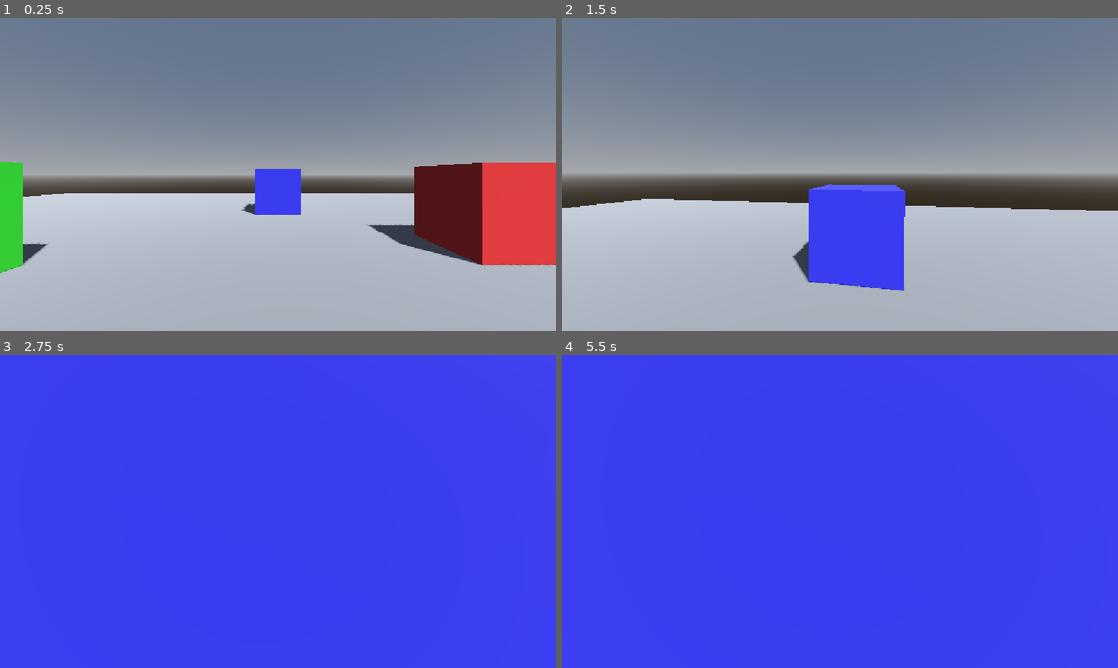
Above: before the commit, frames 1-4 (two rows, left to right).
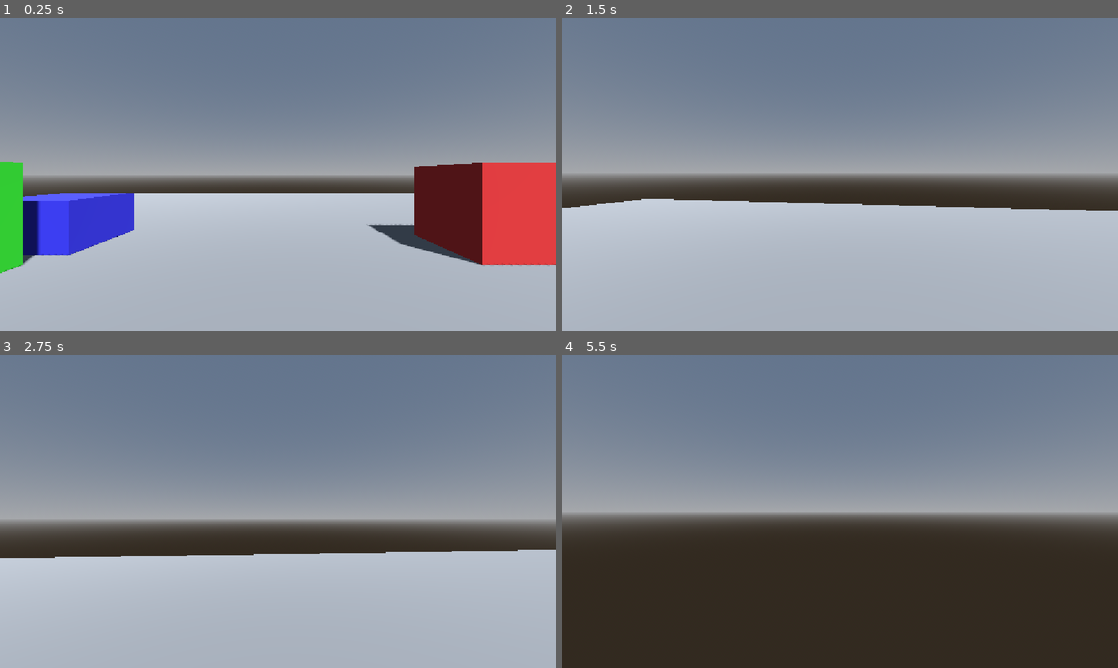
Above: after the commit, the same moments.

Repository: wootteri/fps-controller
Game: Godot game, scene res://world/main.tscn
Two runs of this game, one before a commit and one after it. Both use one fixed random seed, a clock stepped at 60 frames per second and the inputs below.
Inputs (mouse positions are in pixels of both pictures, inside the frame that each line leads up to):
- Up to frame 1 (0.25 s): no input
- Up to frame 2 (1.5 s): move the mouse to (867, 174) at 0.52 s; hold W (move_forward) from 0.53 s (still down); tap C (crouch) at 0.6 s; tap Space (jump) at 0.77 s; move the mouse to (812, 174) at 1.27 s; tap Shift (sprint) at 1.35 s
- Up to frame 3 (2.75 s): keep holding W (move_forward); tap Space (jump) at 1.52 s; move the mouse to (289, 505) at 2.02 s; tap C (crouch) at 2.1 s
- Up to frame 4 (5.5 s): keep holding W (move_forward); move the mouse to (834, 517) at 2.77 s; tap Shift (sprint) at 2.85, 4.35 s; tap Space (jump) at 3.02, 3.77, 4.52 s; move the mouse to (878, 514) at 3.52 s; tap C (crouch) at 3.6, 5.1 s; move the mouse to (795, 508) at 4.27 s; move the mouse to (845, 511) at 5.02 s

The runs differ from the first frame. In frame 1, 4.7% of the frame differs, in the area x 4-55%, y 48-76%; in frame 2, 5.7%; in frame 3, 100%, in the area x 0-100%, y 0-100%; in frame 4, 100%.

Commit message:
feat: add test geometry to main scene
- JumpWall: 3m wall to test jumping
- Stair1-4: four steps for double-jump climbing
- CrawlTunnel: low ceiling to test crouching
- Pillar1-2: narrow gap to test crouching through tight spaces
- Fix Transform3D format (12 values, not 11)

Diff:
--- a/world/main.tscn
+++ b/world/main.tscn
@@ -1,4 +1,4 @@
-[gd_scene load_steps=12 format=3]
+[gd_scene format=3 uid="uid://cgvd8k2dwbtdj"]
 
 [ext_resource type="PackedScene" path="res://player/player.tscn" id="1_player"]
 
@@ -35,53 +35,169 @@
 [sub_resource type="StandardMaterial3D" id="StandardMaterial3D_box_blue"]
 albedo_color = Color(0.2, 0.2, 0.8, 1)
 
-[node name="Main" type="Node3D"]
-
-[node name="WorldEnvironment" type="WorldEnvironment" parent="."]
+[sub_resource type="BoxShape3D" id="BoxShape3D_wall"]
+size = Vector3(4, 3, 1)
+
+[sub_resource type="BoxMesh" id="BoxMesh_wall"]
+size = Vector3(4, 3, 1)
+
+[sub_resource type="StandardMaterial3D" id="StandardMaterial3D_wall"]
+albedo_color = Color(0.8, 0.6, 0.2, 1)
+
+[sub_resource type="BoxShape3D" id="BoxShape3D_stair"]
+size = Vector3(2, 1, 2)
+
+[sub_resource type="BoxMesh" id="BoxMesh_stair"]
+size = Vector3(2, 1, 2)
+
+[sub_resource type="StandardMaterial3D" id="StandardMaterial3D_stair"]
+albedo_color = Color(0.2, 0.8, 0.8, 1)
+
+[sub_resource type="BoxShape3D" id="BoxShape3D_tunnel"]
+size = Vector3(6, 0.4, 4)
+
+[sub_resource type="BoxMesh" id="BoxMesh_tunnel"]
+size = Vector3(6, 0.4, 4)
+
+[sub_resource type="StandardMaterial3D" id="StandardMaterial3D_tunnel"]
+albedo_color = Color(0.6, 0.2, 0.8, 1)
+
+[sub_resource type="BoxShape3D" id="BoxShape3D_pillar"]
+size = Vector3(1, 2, 1)
+
+[sub_resource type="BoxMesh" id="BoxMesh_pillar"]
+size = Vector3(1, 2, 1)
+
+[sub_resource type="StandardMaterial3D" id="StandardMaterial3D_pillar"]
+albedo_color = Color(0.9, 0.9, 0.2, 1)
+
+[node name="Main" type="Node3D" unique_id=1496528908]
+
+[node name="WorldEnvironment" type="WorldEnvironment" parent="." unique_id=1837533031]
 environment = SubResource("Environment_1")
 
-[node name="DirectionalLight3D" type="DirectionalLight3D" parent="."]
+[node name="DirectionalLight3D" type="DirectionalLight3D" parent="." unique_id=192636401]
 transform = Transform3D(0.8137977, -0.4545195, 0.3612142, 0, 0.6236098, 0.7817326, -0.5811541, -0.6360933, 0.5074828, 0, 5, 0)
 shadow_enabled = true
 
-[node name="Floor" type="StaticBody3D" parent="."]
-
-[node name="CollisionShape3D" type="CollisionShape3D" parent="Floor"]
+[node name="Floor" type="StaticBody3D" parent="." unique_id=296644121]
+
+[node name="CollisionShape3D" type="CollisionShape3D" parent="Floor" unique_id=2008688004]
 shape = SubResource("BoxShape3D_floor")
 
-[node name="MeshInstance3D" type="MeshInstance3D" parent="Floor"]
+[node name="MeshInstance3D" type="MeshInstance3D" parent="Floor" unique_id=1541045312]
 mesh = SubResource("BoxMesh_floor")
 surface_material_override/0 = SubResource("StandardMaterial3D_floor")
 
-[node name="Box1" type="StaticBody3D" parent="."]
+[node name="Box1" type="StaticBody3D" parent="." unique_id=2040452677]
 transform = Transform3D(1, 0, 0, 0, 1, 0, 0, 0, 1, 5, 1.5, -5)
 
-[node name="CollisionShape3D" type="CollisionShape3D" parent="Box1"]
+[node name="CollisionShape3D" type="CollisionShape3D" parent="Box1" unique_id=1368796982]
 shape = SubResource("BoxShape3D_box")
 
-[node name="MeshInstance3D" type="MeshInstance3D" parent="Box1"]
+[node name="MeshInstance3D" type="MeshInstance3D" parent="Box1" unique_id=1990855897]
 mesh = SubResource("BoxMesh_box")
 surface_material_override/0 = SubResource("StandardMaterial3D_box_red")
 
-[node name="Box2" type="StaticBody3D" parent="."]
+[node name="Box2" type="StaticBody3D" parent="." unique_id=1252732891]
 transform = Transform3D(1, 0, 0, 0, 1, 0, 0, 0, 1, -6, 1.5, -3)
 
-[node name="CollisionShape3D" type="CollisionShape3D" parent="Box2"]
+[node name="CollisionShape3D" type="CollisionShape3D" parent="Box2" unique_id=565177339]
 shape = SubResource("BoxShape3D_box")
 
-[node name="MeshInstance3D" type="MeshInstance3D" parent="Box2"]
+[node name="MeshInstance3D" type="MeshInstance3D" parent="Box2" unique_id=60049751]
 mesh = SubResource("BoxMesh_box")
 surface_material_override/0 = SubResource("StandardMaterial3D_box_green")
 
-[node name="Box3" type="StaticBody3D" parent="."]
-transform = Transform3D(1, 0, 0, 0, 1, 0, 0, 0, 1, 0, 1.5, -10)
-
-[node name="CollisionShape3D" type="CollisionShape3D" parent="Box3"]
+[node name="Box3" type="StaticBody3D" parent="." unique_id=1124202796]
+transform = Transform3D(1, 0, 0, 0, 1, 0, 0, 0, 1, -5.589346, 0.6996007, -5.480031)
+
+[node name="CollisionShape3D" type="CollisionShape3D" parent="Box3" unique_id=1132951401]
 shape = SubResource("BoxShape3D_box")
 
-[node name="MeshInstance3D" type="MeshInstance3D" parent="Box3"]
+[node name="MeshInstance3D" type="MeshInstance3D" parent="Box3" unique_id=1782295795]
 mesh = SubResource("BoxMesh_box")
 surface_material_override/0 = SubResource("StandardMaterial3D_box_blue")
 
-[node name="Player" parent="." instance=ExtResource("1_player")]
+[node name="JumpWall" type="StaticBody3D" parent="." unique_id=107292023]
+transform = Transform3D(1, 0, 0, 0, 1, 0, 0, 0, 1, -5.2271805, 1.9350159, -0.0054302216)
+
+[node name="CollisionShape3D" type="CollisionShape3D" parent="JumpWall" unique_id=1469164408]
+shape = SubResource("BoxShape3D_wall")
+
+[node name="MeshInstance3D" type="MeshInstance3D" parent="JumpWall" unique_id=558747333]
+mesh = SubResource("BoxMesh_wall")
+surface_material_override/0 = SubResource("StandardMaterial3D_wall")
+
+[node name="Stair1" type="StaticBody3D" parent="." unique_id=1565937652]
+transform = Transform3D(1, 0, 0, 0, 1, 0, 0, 0, 1, 11.740812, 2.2521088, -5.0483613)
+
+[node name="CollisionShape3D" type="CollisionShape3D" parent="Stair1" unique_id=83987704]
+shape = SubResource("BoxShape3D_stair")
+
+[node name="MeshInstance3D" type="MeshInstance3D" parent="Stair1" unique_id=769571725]
+mesh = SubResource("BoxMesh_stair")
+surface_material_override/0 = SubResource("StandardMaterial3D_stair")
+
+[node name="Stair2" type="StaticBody3D" parent="." unique_id=456394142]
+transform = Transform3D(1, 0, 0, 0, 1, 0, 0, 0, 1, 12.740813, 1.8481095, -5.0483613)
+
+[node name="CollisionShape3D" type="CollisionShape3D" parent="Stair2" unique_id=1833714335]
+shape = SubResource("BoxShape3D_stair")
+
+[node name="MeshInstance3D" type="MeshInstance3D" parent="Stair2" unique_id=2017510251]
+mesh = SubResource("BoxMesh_stair")
+surface_material_override/0 = SubResource("StandardMaterial3D_stair")
+
+[node name="Stair3" type="StaticBody3D" parent="." unique_id=40324341]
+transform = Transform3D(1, 0, 0, 0, 1, 0, 0, 0, 1, 13.740813, 1.4664123, -5.0483613)
+
+[node name="CollisionShape3D" type="CollisionShape3D" parent="Stair3" unique_id=1820868629]
+shape = SubResource("BoxShape3D_stair")
+
+[node name="MeshInstance3D" type="MeshInstance3D" parent="Stair3" unique_id=1832528048]
+mesh = SubResource("BoxMesh_stair")
+surface_material_override/0 = SubResource("StandardMaterial3D_stair")
+
+[node name="Stair4" type="StaticBody3D" parent="." unique_id=1220353479]
+transform = Transform3D(1, 0, 0, 0, 1, 0, 0, 0, 1, 14.740813, 1.0316124, -5.0483613)
+
+[node name="CollisionShape3D" type="CollisionShape3D" parent="Stair4" unique_id=1691949185]
+shape = SubResource("BoxShape3D_stair")
+
+[node name="MeshInstance3D" type="MeshInstance3D" parent="Stair4" unique_id=2123307896]
+mesh = SubResource("BoxMesh_stair")
+surface_material_override/0 = SubResource("StandardMaterial3D_stair")
+
+[node name="CrawlTunnel" type="StaticBody3D" parent="." unique_id=1764352533]
+transform = Transform3D(1, 0, 0, 0, 1, 0, 0, 0, 1, 6.849537, 1.7322335, 8.679927)
+
+[node name="CollisionShape3D" type="CollisionShape3D" parent="CrawlTunnel" unique_id=659097101]
+shape = SubResource("BoxShape3D_tunnel")
+
+[node name="MeshInstance3D" type="MeshInstance3D" parent="CrawlTunnel" unique_id=1069716008]
+mesh = SubResource("BoxMesh_tunnel")
+surface_material_override/0 = SubResource("StandardMaterial3D_tunnel")
+
+[node name="Pillar1" type="StaticBody3D" parent="." unique_id=1552799196]
+transform = Transform3D(1, 0, 0, 0, 1, 0, 0, 0, 1, 8.215361, 3.4312449, -1.8188858)
+
+[node name="CollisionShape3D" type="CollisionShape3D" parent="Pillar1" unique_id=282288721]
+shape = SubResource("BoxShape3D_pillar")
+
+[node name="MeshInstance3D" type="MeshInstance3D" parent="Pillar1" unique_id=74111938]
+mesh = SubResource("BoxMesh_pillar")
+surface_material_override/0 = SubResource("StandardMaterial3D_pillar")
+
+[node name="Pillar2" type="StaticBody3D" parent="." unique_id=1839639258]
+transform = Transform3D(1, 0, 0, 0, 1, 0, 0, 0, 1, 8.215361, 1.4312449, -1.8188858)
+
+[node name="CollisionShape3D" type="CollisionShape3D" parent="Pillar2" unique_id=280651381]
+shape = SubResource("BoxShape3D_pillar")
+
+[node name="MeshInstance3D" type="MeshInstance3D" parent="Pillar2" unique_id=1612864528]
+mesh = SubResource("BoxMesh_pillar")
+surface_material_override/0 = SubResource("StandardMaterial3D_pillar")
+
+[node name="Player" parent="." unique_id=1145719875 instance=ExtResource("1_player")]
 transform = Transform3D(1, 0, 0, 0, 1, 0, 0, 0, 1, 0, 1, 0)
